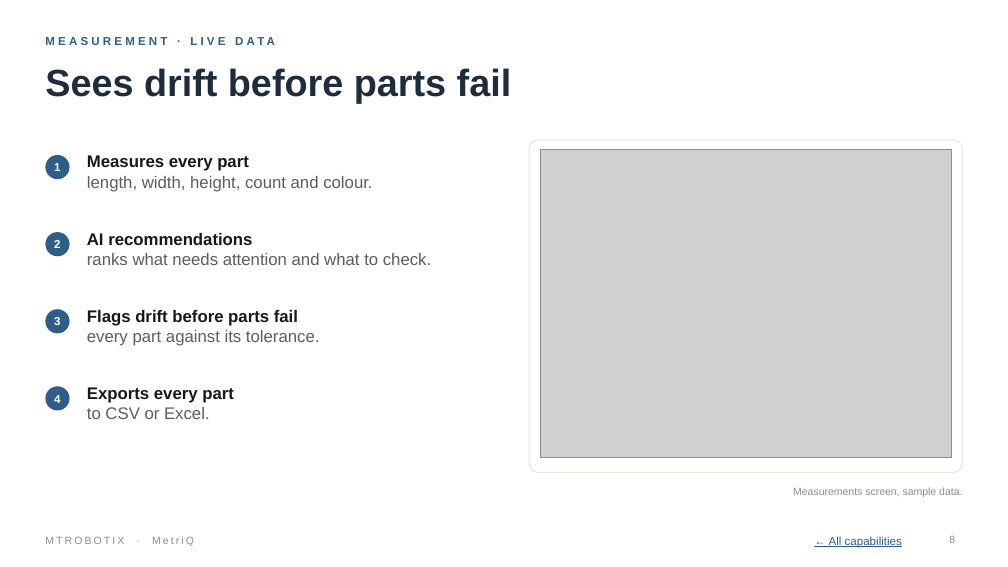
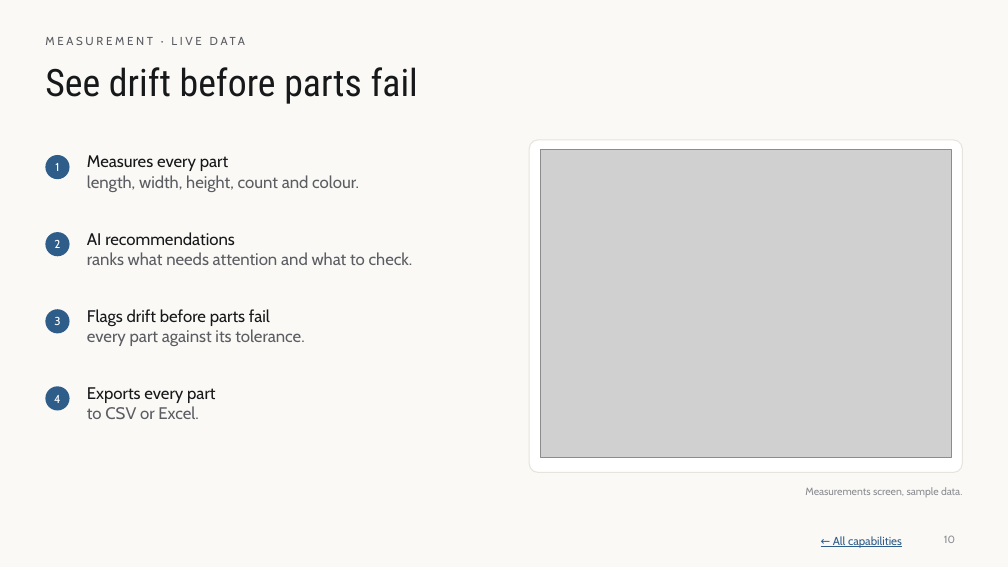
Before and after one commit to MTRobotix/MTR-SOP, a slide deck: slide 10 of content/general/attachments/metriq-pitch-deck.pptx (slide 8 before the commit). Drawn at 1008x567 pixels with LibreOffice and Linux fonts; fonts in the diff are those of the drawing; grey boxes stand for pictures; background and template pictures are left out. Boxes give left, top, right and bottom in pixels: in the first picture for what was removed or moved away, otherwise in the second. Text is boxed around its words. In the diff, an @@ line names an element or a change of style, - is before the commit and + after.

```diff
--- a/content/general/attachments/metriq-pitch-deck.pptx
+++ b/content/general/attachments/metriq-pitch-deck.pptx
@@ background #FFFFFF to #FAF9F6 @@
@@ text "MEASUREMENT · LIVE DATA" at (210,37,245,45): font Arial to Cabin, text colour #2F5D8A to #5B5D63, letter spacing 3 to 2.5 pt, bold off @@
@@ title at (45,67,418,104): text changed; font Arial to Roboto Condensed; text colour #1D2D3D to #17181A; bold off @@
-Sees drift before parts fail
+See drift before parts fail
@@ text "Measures every part" at (87,155,359,192): font Arial to Cabin; bold off in "Measures every part" @@
@@ text "AI recommendations" at (87,232,413,265): font Arial to Cabin; bold off in "AI recommendations" @@
@@ text "Flags drift before parts fail" at (87,309,304,346): font Arial to Cabin; bold off in "Flags drift before parts fail" @@
@@ font Arial to Cabin, bold off in 3 elements at (55,163,59,171), (54,317,60,325), (54,395,60,403) @@
@@ text "Exports every part" at (87,387,215,419): font Arial to Cabin; bold off in "Exports every part" @@
@@ text "Measurements screen, sample data." at (805,487,962,497): font Arial to Cabin @@
@@ text removed at (45,536,194,546) @@
-MTROBOTIX · MetriQ
@@ text "← All capabilities" at (833,536,902,548): font Arial to Cabin @@
@@ page number at (944,535,955,543): text changed; font Arial to Cabin @@
-8
+10
```
Also in this commit, not shown: 12 other slides changed, 3 slides added, 1 slide removed, 52 other files.
